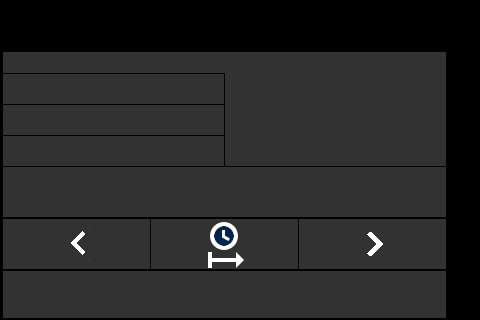
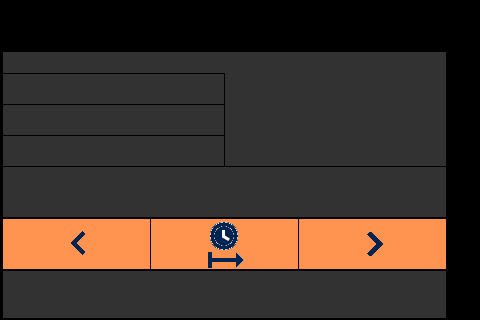
Comparing the layer stacks of the two 480x320 images. Changes:
painted on "Next" over [299, 219, 446, 269]
painted on "Start" over [151, 219, 298, 269]
painted on "Prev" over [3, 219, 150, 269]
